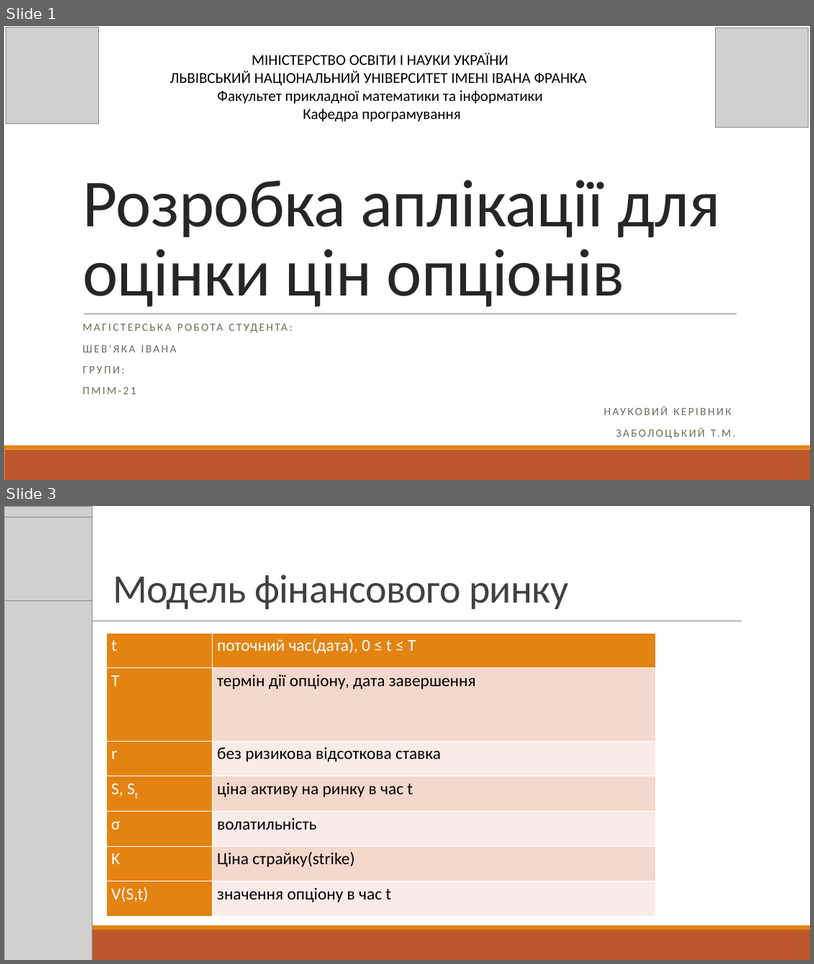
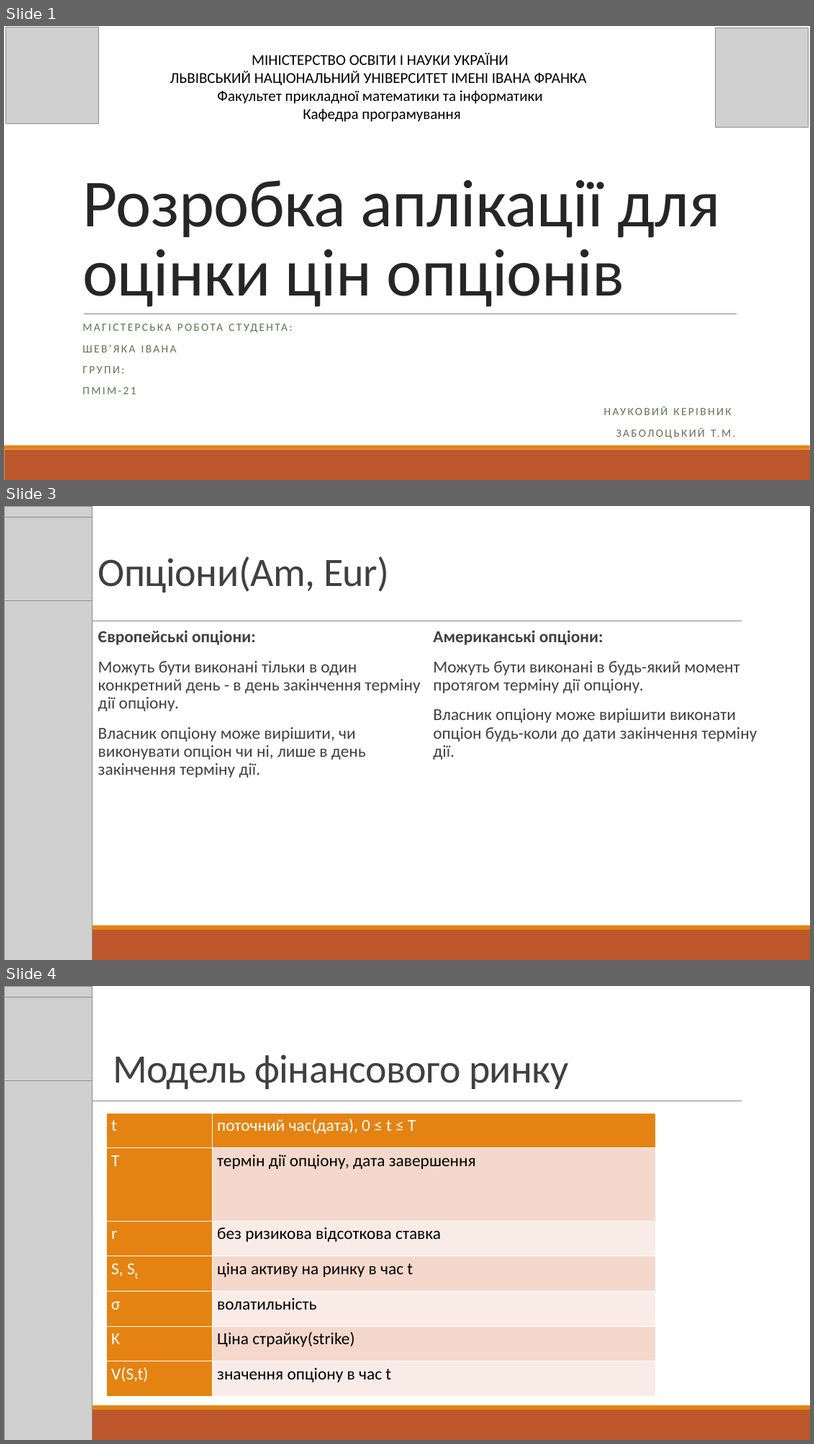
Before and after one commit to ShevHK/Option, a slide deck: Presentation.pptx. Shown one above the other, each under a label of ours: slides 1 and 3 before the commit, slides 1, 3 and 4 after it; the slides between them are not shown. The pictures are 814x964 and 814x1444 pixels, drawn with LibreOffice and Linux fonts; fonts in the diff are those of the drawing; grey boxes stand for pictures. Boxes give left, top, right and bottom in pixels: in the first picture for what was removed or moved away, otherwise in the second. Text is boxed around its words. In the diff, an @@ line names an element or a change of style, - is before the commit and + after.

```diff
--- a/Presentation.pptx
+++ b/Presentation.pptx
@@ slide 3 added at [4, 506, 810, 960], background #FFFFFF; not listed: 3 template elements that a slide beside it also shows @@
@@ picture added at [4, 506, 93, 960] @@
@@ picture added at [4, 518, 93, 601] @@
@@ title added at [98, 556, 389, 592], 48 pt, text #404040 @@
+Опціони(Am, Eur)
@@ text added at [98, 630, 421, 777], 20 pt, text #404040 @@
+  Європейські опціони:
+  Можуть бути виконані тільки в один конкретний день - в день закінчення терміну дії опціону.
+  Власник опціону може вирішити, чи виконувати опціон чи ні, лише в день закінчення терміну дії.
@@ text added at [433, 630, 757, 759], 20 pt, text #404040 @@
+  Американські опціони:
+  Можуть бути виконані в будь-який момент протягом терміну дії опціону.
+  Власник опціону може вирішити виконати опціон будь-коли до дати закінчення терміну дії.
@@ what was slide 3 is now slide 4 @@
```
Also in this commit, not shown: 4 slides changed, 1 other slide added, 2 slides removed, 13 other files.
